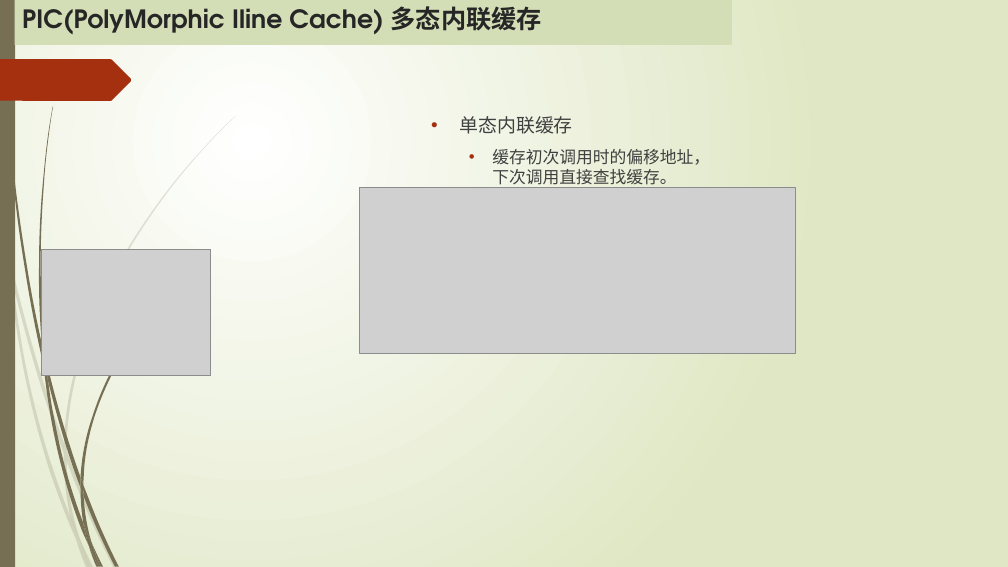
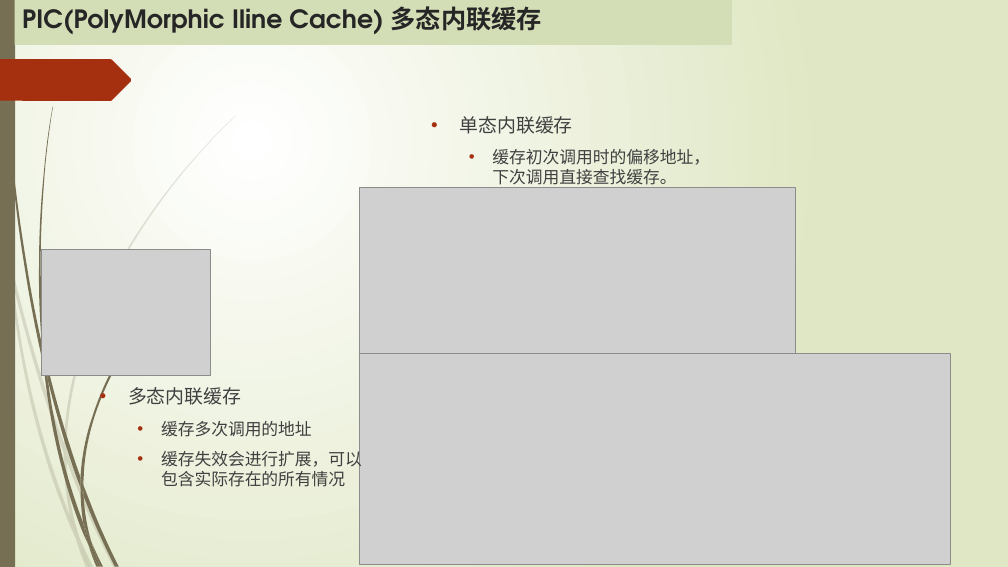
Before and after one commit to MickleWen/Google-V8, a slide deck: slide 6 of Google V8引擎.pptx. Drawn at 1008x567 pixels with LibreOffice and Linux fonts; fonts in the diff are those of the drawing; grey boxes stand for pictures. Boxes give left, top, right and bottom in pixels: in the first picture for what was removed or moved away, otherwise in the second. Text is boxed around its words. In the diff, an @@ line names an element or a change of style, - is before the commit and + after.

```diff
--- a/Google V8引擎.pptx
+++ b/Google V8引擎.pptx
@@ picture added at [359, 354, 951, 565] @@
@@ text added at [128, 387, 362, 487], 16 pt, text #404040 @@
+• 多态内联缓存
+  • 缓存多次调用的地址
+  • 缓存失效会进行扩展，可以包含实际存在的所有情况
```
Also in this commit, not shown: 1 other slide changed, 2 slides added.
